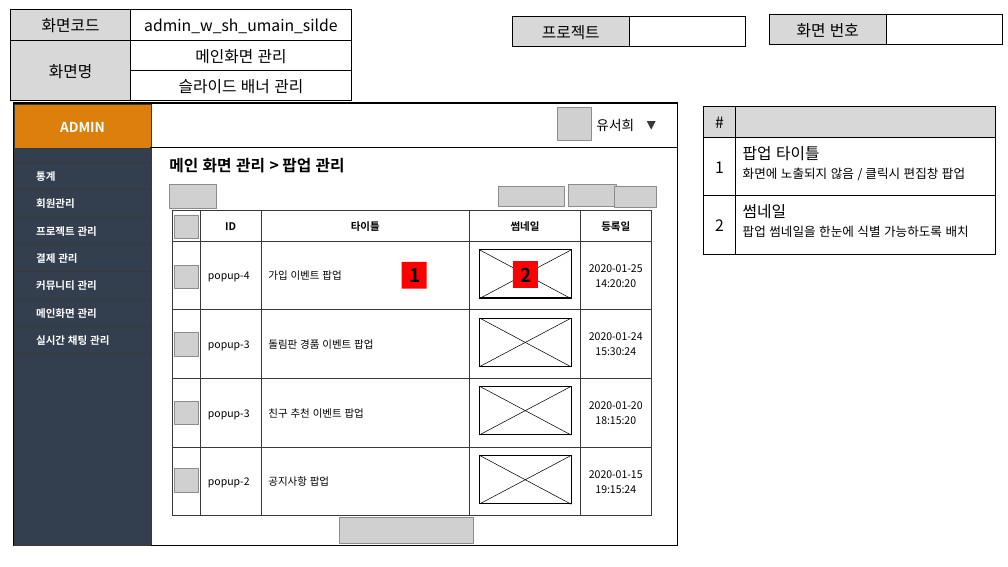
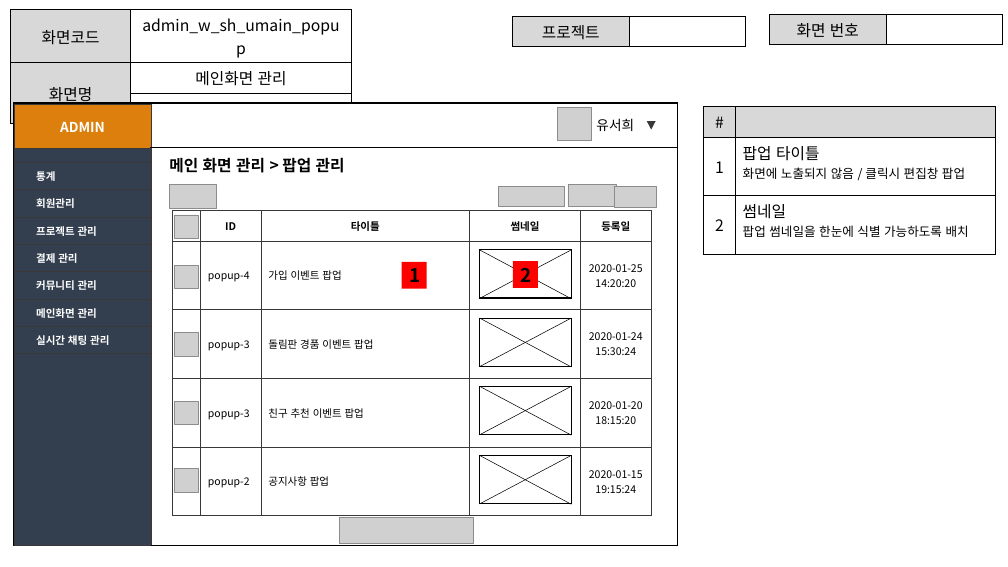
Before and after one commit to ezenteam2/EzenCrowdFunding, a slide deck: slide 12 of project03 화면설계서/project03 - 화면 설계서 - 서희.pptx. Drawn at 1008x567 pixels with LibreOffice and Linux fonts; fonts in the diff are those of the drawing; grey boxes stand for pictures. Boxes give left, top, right and bottom in pixels: in the first picture for what was removed or moved away, otherwise in the second. Text is boxed around its words. In the diff, an @@ line names an element or a change of style, - is before the commit and + after.

```diff
--- a/project03 화면설계서/project03 - 화면 설계서 - 서희.pptx
+++ b/project03 화면설계서/project03 - 화면 설계서 - 서희.pptx
@@ table at <box>11,10,352,286</box> @@
-row 1, column 2: admin_w_sh_umain_silde
+row 1, column 2: admin_w_sh_umain_popup
```
